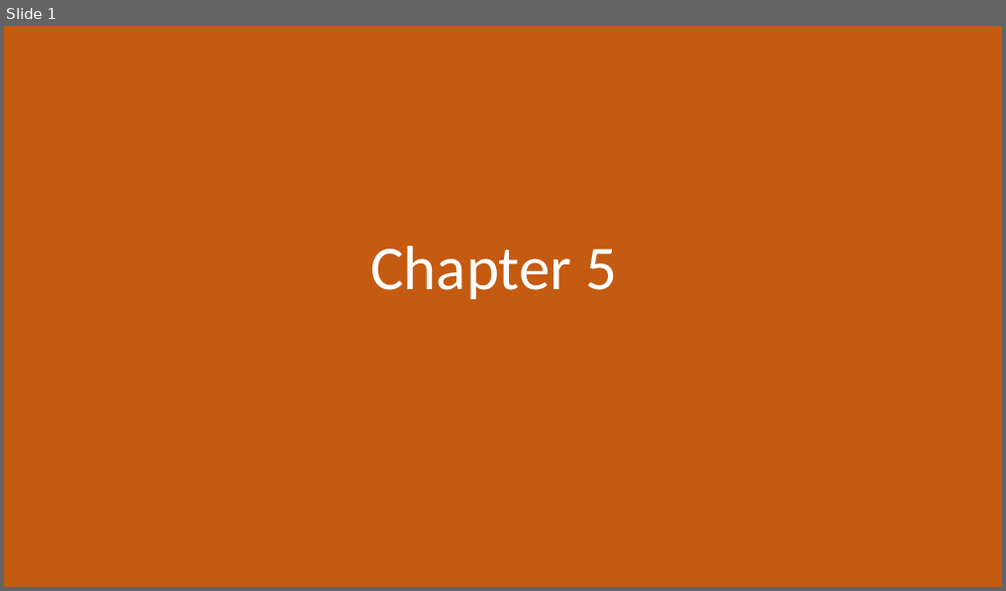
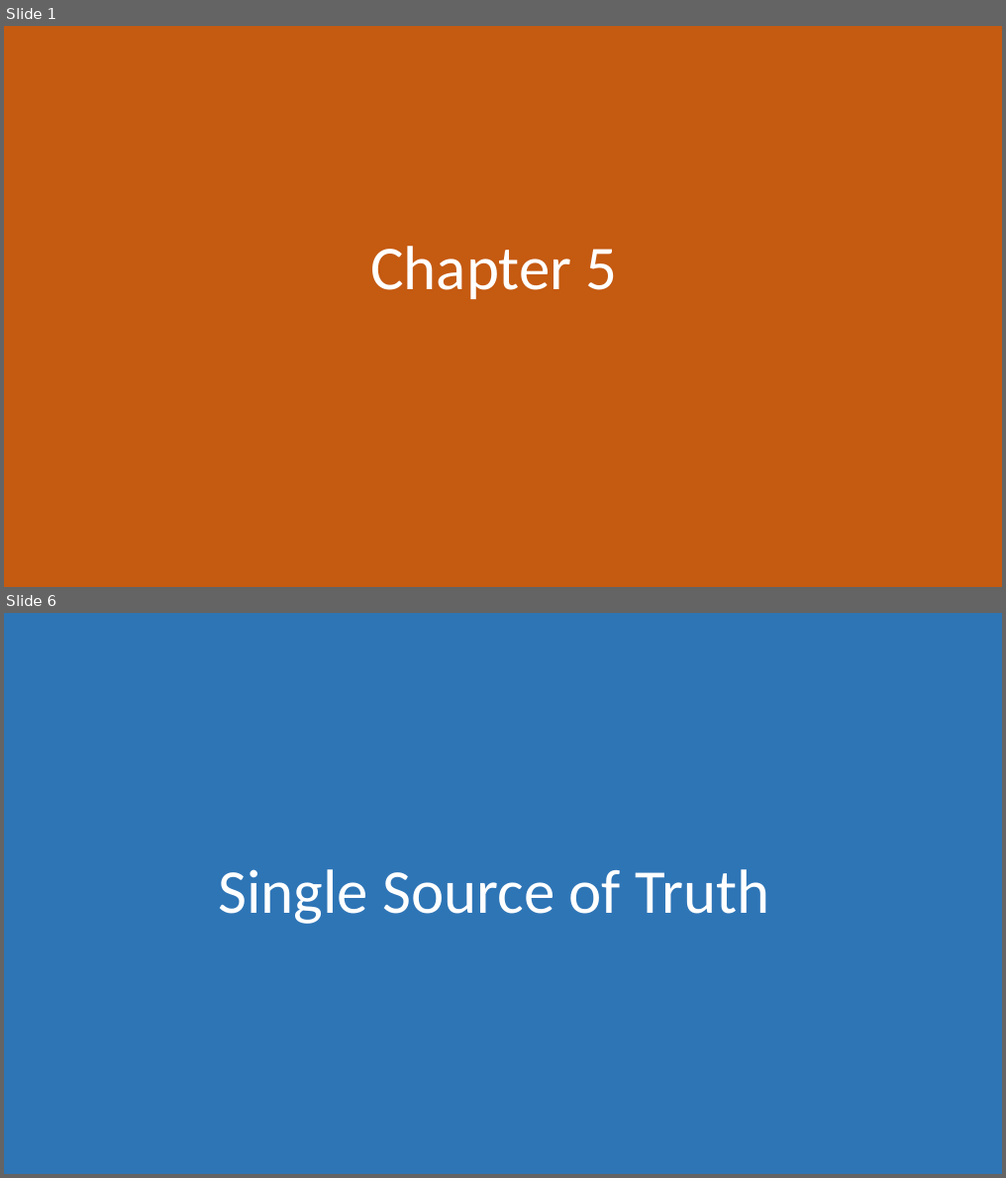
Before and after one commit to morkkis/PWD, a slide deck: presentations/chapter-4/Practical Web Dev.pptx. Shown one above the other, each under a label of ours: slide 1 before the commit, slides 1 and 6 after it; the slides between them are not shown. The pictures are 1006x591 and 1006x1178 pixels, drawn with LibreOffice and Linux fonts; fonts in the diff are those of the drawing. Boxes give left, top, right and bottom in pixels: in the first picture for what was removed or moved away, otherwise in the second. Text is boxed around its words. In the diff, an @@ line names an element or a change of style, - is before the commit and + after.

```diff
--- a/presentations/chapter-4/Practical Web Dev.pptx
+++ b/presentations/chapter-4/Practical Web Dev.pptx
@@ slide 6 added at [4, 613, 1002, 1174], background #FFFFFF @@
@@ rectangle added at [4, 613, 1002, 1174], fill #2E75B6 @@
@@ title added at [218, 869, 769, 924], 60 pt, text #FFFFFF @@
+Single Source of Truth
```
Also in this commit, not shown: 5 other slides added, 1 slide removed, 4 other files.
